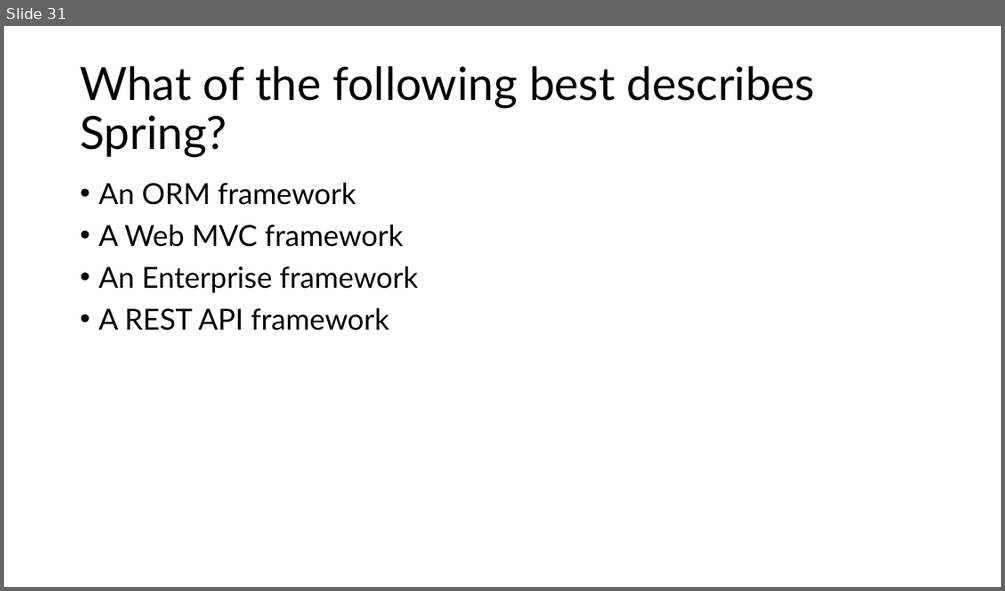
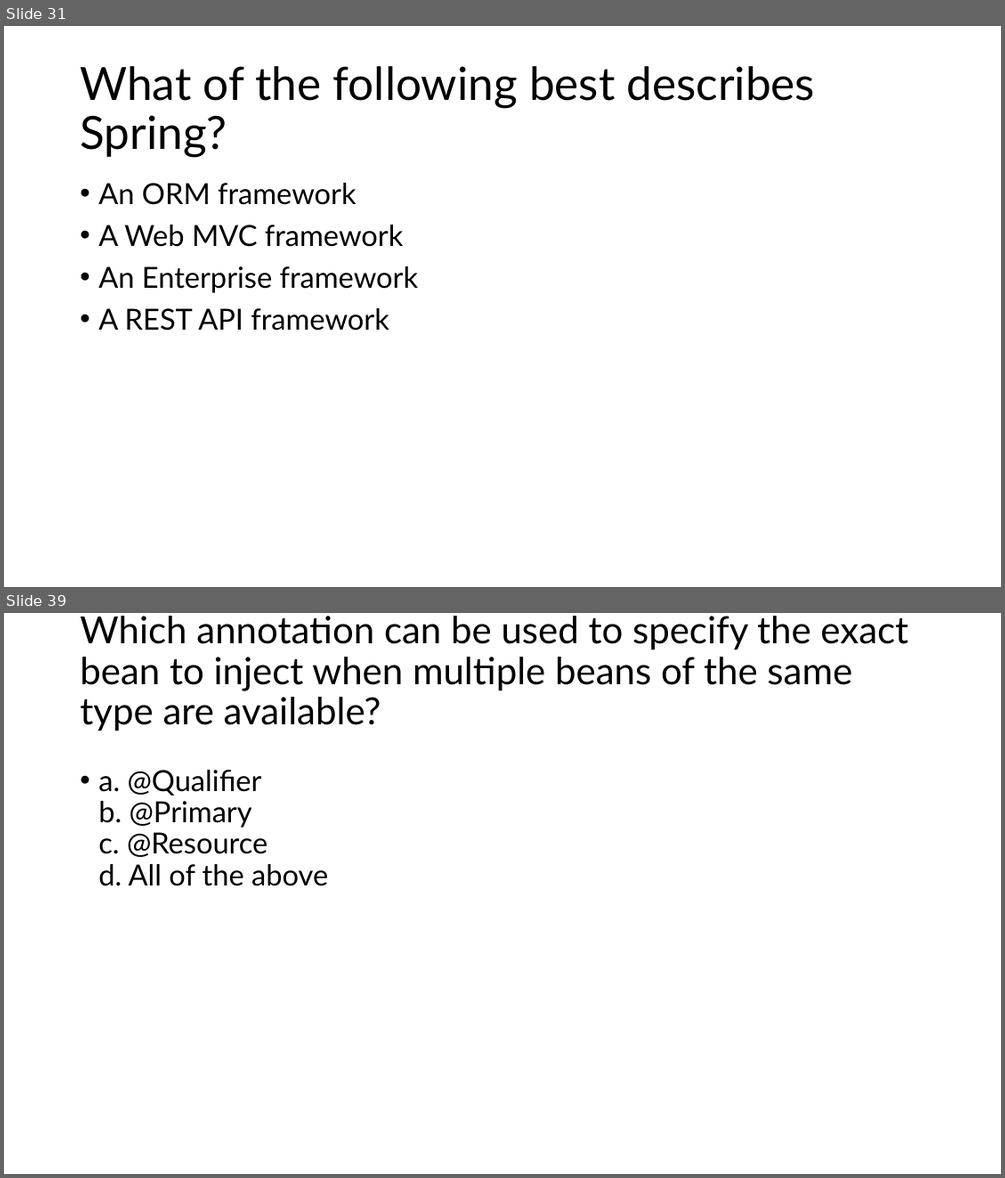
Before and after one commit to aniljos/FS-May-2024, a slide deck: Presentation/MCQ's.pptx. Shown one above the other, each under a label of ours: slide 31 before the commit, slides 31 and 39 after it; the slides between them are not shown. The pictures are 1005x591 and 1005x1178 pixels, drawn with LibreOffice and Linux fonts; fonts in the diff are those of the drawing. Boxes give left, top, right and bottom in pixels: in the first picture for what was removed or moved away, otherwise in the second. Text is boxed around its words. In the diff, an @@ line names an element or a change of style, - is before the commit and + after.

```diff
--- a/Presentation/MCQ's.pptx
+++ b/Presentation/MCQ's.pptx
@@ slide 39 added at <box>4,613,1001,1174</box>, background #FFFFFF @@
@@ title added at <box>80,616,908,731</box>, 36 pt, text #000000 @@
+Which annotation can be used to specify the exact bean to inject when multiple beans of the same type are available?
@@ text added at <box>98,770,328,886</box>, 28 pt, text #000000 @@
+• a. @Qualifier
+  b. @Primary
+  c. @Resource
+  d. All of the above
```
Also in this commit, not shown: 12 other slides added, 1 other file.
